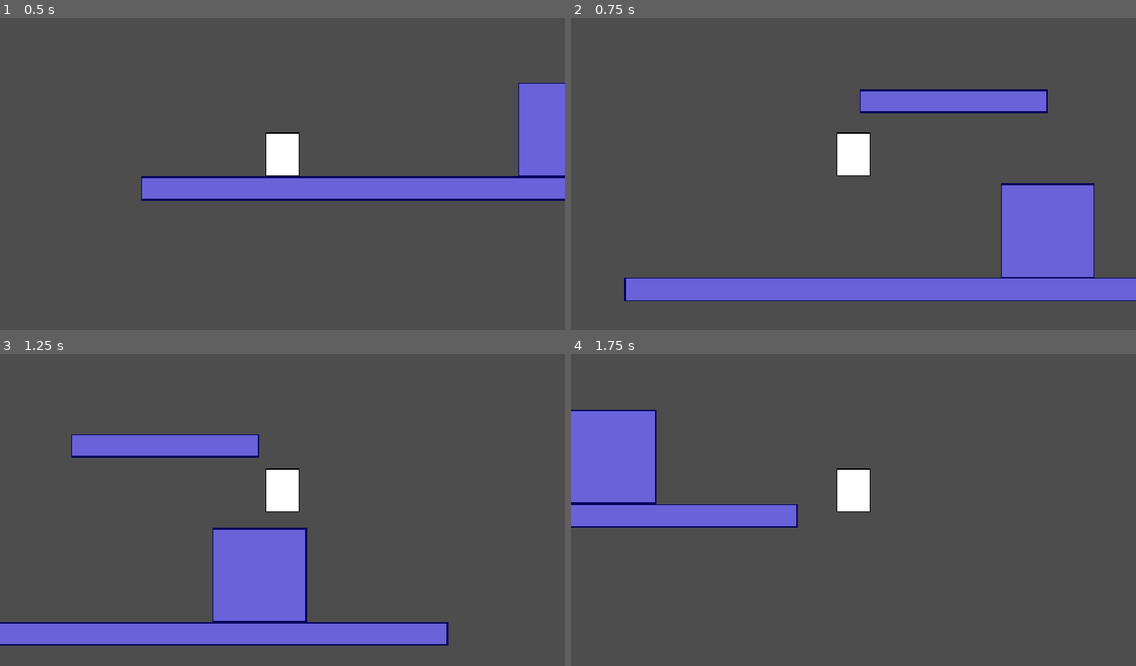
Above: before the commit, frames 1-4 (two rows, left to right).
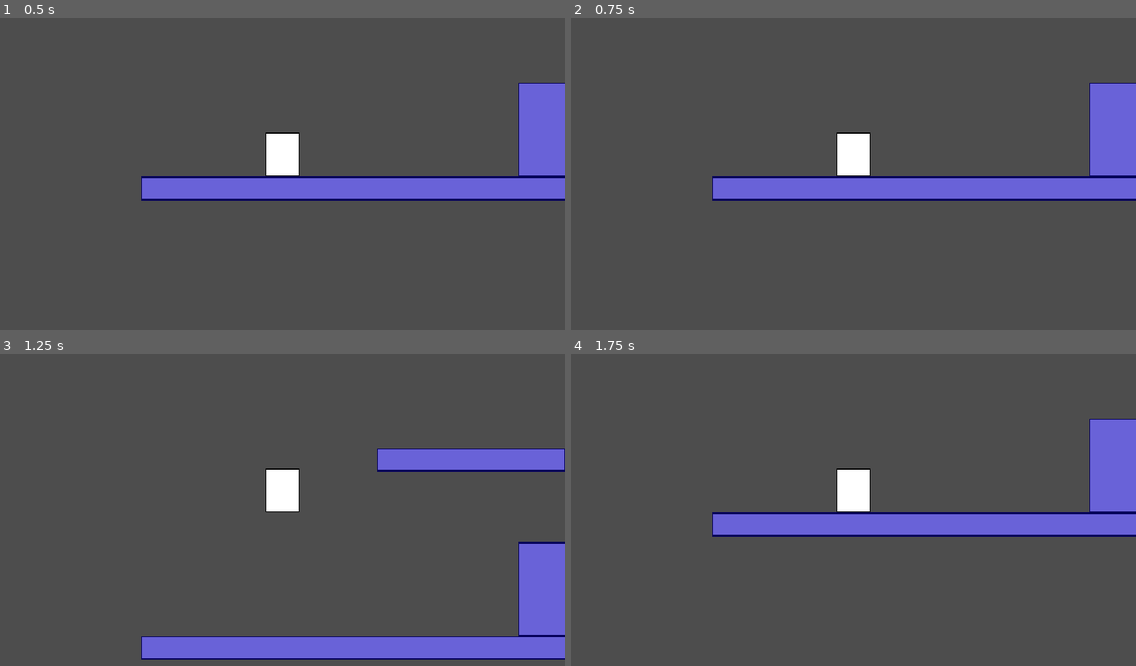
Above: after the commit, the same moments.

Repository: prtrockrs/turnover
Game: Godot game, scene res://Scenes/Areas/area_1.tscn
Same seed, same stepped clock (60 frames per second), same inputs: the game is played once before the commit and once after it. Before the commit the project has no main scene; this scene is started directly in both runs.
Inputs:
- Up to frame 1 (0.5 s): no input
- Up to frame 2 (0.75 s): tap Enter (ui_accept) at 0.5, 0.6 s; hold Right (ui_right) from 0.53 s (still down)
- Up to frame 3 (1.25 s): keep holding Right (ui_right); tap Space (player_jump, bound only after the commit) at 0.77, 0.8, 1.07 s
- Up to frame 4 (1.75 s): keep holding Right (ui_right); tap Space (player_jump, bound only after the commit) at 1.35, 1.52 s; tap Enter (ui_accept) at 1.55 s

Frame 1 is identical in both runs. In frame 2, 21% of the frame differs, in the area x 9-100%, y 20-91%; in frame 3, 21%, in the area x 0-100%, y 25-98%; in frame 4, 15%.

Commit message:
custom controls

Diff:
--- a/Scripts/player/control.gd
+++ b/Scripts/player/control.gd
@@ -11,12 +11,12 @@
 		velocity += get_gravity() * delta
 
 	# Handle jump.
-	if Input.is_action_just_pressed("ui_accept") and is_on_floor():
+	if Input.is_action_just_pressed("player_jump") and is_on_floor():
 		velocity.y = JUMP_VELOCITY
 
 	# Get the input direction and handle the movement/deceleration.
 	# As good practice, you should replace UI actions with custom gameplay actions.
-	var direction := Input.get_axis("ui_left", "ui_right")
+	var direction := Input.get_axis("player_left", "player_right")
 	if direction:
 		velocity.x = direction * SPEED
 	else:
--- a/project.godot
+++ b/project.godot
@@ -11,6 +11,7 @@
 [application]
 
 config/name="TurnOver"
+run/main_scene="uid://5lq81l8j7rjv"
 config/features=PackedStringArray("4.7", "Forward Plus")
 config/icon="res://icon.svg"
 
@@ -18,6 +19,24 @@
 
 window/stretch/mode="canvas_items"
 window/stretch/aspect="expand"
+
+[input]
+
+player_jump={
+"deadzone": 0.2,
+"events": [Object(InputEventKey,"resource_local_to_scene":false,"resource_name":"","device":-1,"window_id":0,"alt_pressed":false,"shift_pressed":false,"ctrl_pressed":false,"meta_pressed":false,"pressed":false,"keycode":0,"physical_keycode":32,"key_label":0,"unicode":32,"location":0,"echo":false,"script":null)
+]
+}
+player_left={
+"deadzone": 0.2,
+"events": [Object(InputEventKey,"resource_local_to_scene":false,"resource_name":"","device":-1,"window_id":0,"alt_pressed":false,"shift_pressed":false,"ctrl_pressed":false,"meta_pressed":false,"pressed":false,"keycode":0,"physical_keycode":65,"key_label":0,"unicode":97,"location":0,"echo":false,"script":null)
+]
+}
+player_right={
+"deadzone": 0.2,
+"events": [Object(InputEventKey,"resource_local_to_scene":false,"resource_name":"","device":-1,"window_id":0,"alt_pressed":false,"shift_pressed":false,"ctrl_pressed":false,"meta_pressed":false,"pressed":false,"keycode":0,"physical_keycode":68,"key_label":0,"unicode":100,"location":0,"echo":false,"script":null)
+]
+}
 
 [physics]
 
